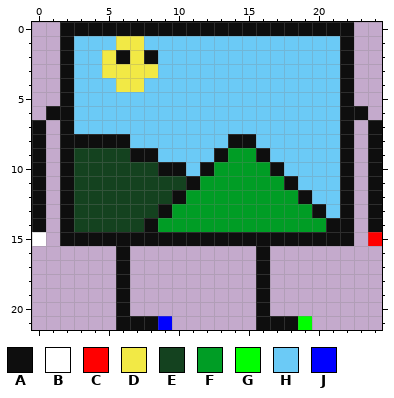
Pixel-art sprite: media/imgEnemy/1/spr1.png. The picture above was drawn from the file before the commit.
The file is 125x110 pixels, drawn in blocks of 5x5; one block is one cell here.
Palette (. is transparent): A #0e0e0e  B #ffffff  C #ff0000  D #f2e945  E #14421f  F #009d25  G #00ff00  H #6bcaf6  J #0000ff
Pixels before, first column x 0:
 0 ..AAAAAAAAAAAAAAAAAAAAA..
 1 ..AHHHDDHHHHHHHHHHHHHHA..
 2 ..AHHDADAHHHHHHHHHHHHHA..
 3 ..AHHDDDDHHHHHHHHHHHHHA..
 4 ..AHHHDDHHHHHHHHHHHHHHA..
 5 ..AHHHHHHHHHHHHHHHHHHHA..
 6 .AAHHHHHHHHHHHHHHHHHHHAA.
 7 A.AHHHHHHHHHHHHHHHHHHHA.A
 8 A.AAAAAHHHHHHHAAHHHHHHA.A
 9 A.AEEEEAAHHHHAFFAHHHHHA.A
10 A.AEEEEEEAAHAFFFFAHHHHA.A
11 A.AEEEEEEEEAFFFFFFAHHHA.A
12 A.AEEEEEEEAFFFFFFFFAHHA.A
13 A.AEEEEEEAFFFFFFFFFFAHA.A
14 A.AEEEEEAFFFFFFFFFFFFAA.A
15 B.AAAAAAAAAAAAAAAAAAAAA.C
16 ......A.........A........
17 ......A.........A........
18 ......A.........A........
19 ......A.........A........
20 ......A.........A........
21 ......AAAJ......AAAG.....
The result:
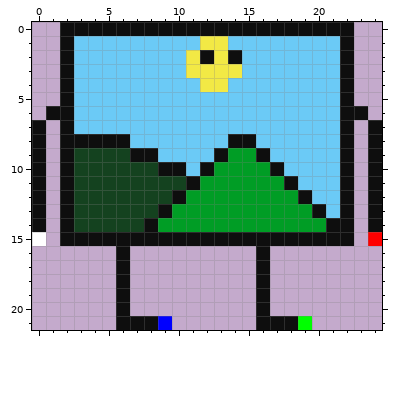
Change:
Changed rows in their new state; - is an unchanged pixel.
first column x 5:
 1 -HH----DD-
 2 HHHH--DADA
 3 HHHH--DDDD
 4 -HH----DD-
Pixel boxes of the changes (left, top, right, bottom) in both pictures:
changed: (102, 36, 242, 92)
